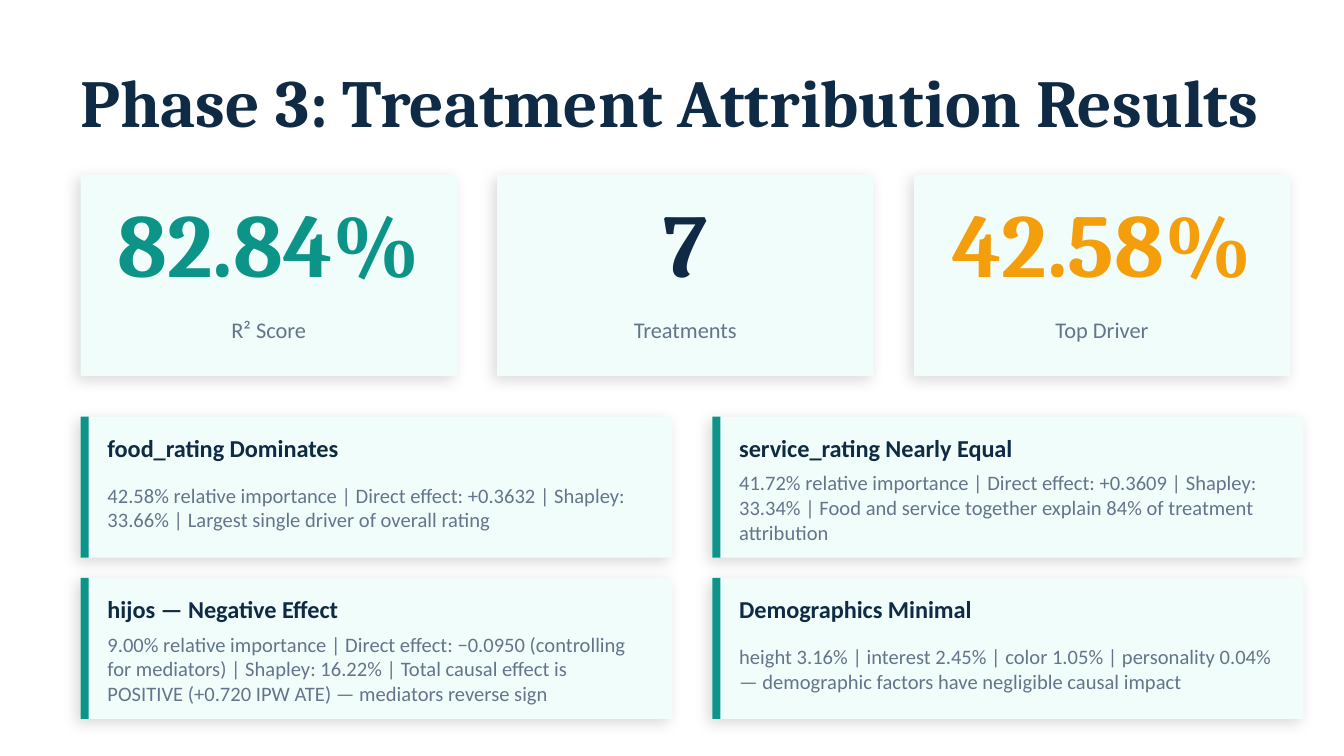
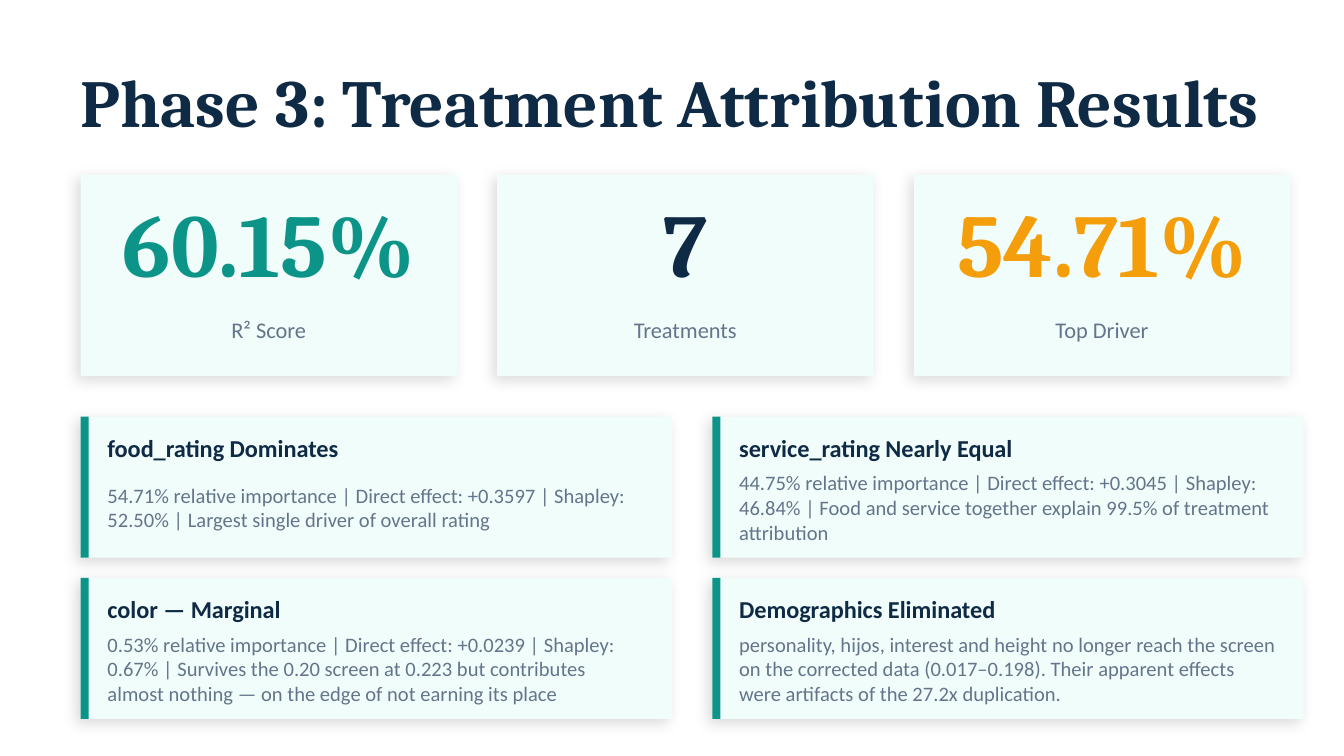
Before and after one commit to EllaN12/Causal_inference-Case_study, a slide deck: slide 8 of Causal_Inference_Case_Study.pptx. Drawn at 1344x756 pixels with LibreOffice and Linux fonts; fonts in the diff are those of the drawing. Boxes give left, top, right and bottom in pixels: in the first picture for what was removed or moved away, otherwise in the second. Text is boxed around its words. In the diff, an @@ line names an element or a change of style, - is before the commit and + after.

```diff
--- a/Causal_Inference_Case_Study.pptx
+++ b/Causal_Inference_Case_Study.pptx
@@ text at [123,216,415,280]: text changed @@
-82.84%
+60.15%
@@ text at [957,216,1246,280]: text changed @@
-42.58%
+54.71%
@@ text at [739,476,1269,540]: text changed @@
-41.72% relative importance | Direct effect: +0.3609 | Shapley: 33.34% | Food and service together explain 84% of treatment attribution
+44.75% relative importance | Direct effect: +0.3045 | Shapley: 46.84% | Food and service together explain 99.5% of treatment attribution
@@ text at [107,489,625,531]: text changed @@
-42.58% relative importance | Direct effect: +0.3632 | Shapley: 33.66% | Largest single driver of overall rating
+54.71% relative importance | Direct effect: +0.3597 | Shapley: 52.50% | Largest single driver of overall rating
@@ text at [107,601,281,622]: text changed @@
-hijos — Negative Effect
+color — Marginal
@@ text at [739,601,995,622]: text changed @@
-Demographics Minimal
+Demographics Eliminated
@@ text at [107,638,614,705]: text changed @@
-9.00% relative importance | Direct effect: −0.0950 (controlling for mediators) | Shapley: 16.22% | Total causal effect is POSITIVE (+0.720 IPW ATE) — mediators reverse sign
+0.53% relative importance | Direct effect: +0.0239 | Shapley: 0.67% | Survives the 0.20 screen at 0.223 but contributes almost nothing — on the edge of not earning its place
@@ text at [739,638,1275,705]: text changed @@
-height 3.16% | interest 2.45% | color 1.05% | personality 0.04% — demographic factors have negligible causal impact
+personality, hijos, interest and height no longer reach the screen on the corrected data (0.017–0.198). Their apparent effects were artifacts of the 27.2x duplication.
```
Also in this commit, not shown: 7 other slides changed, 16 other files.
